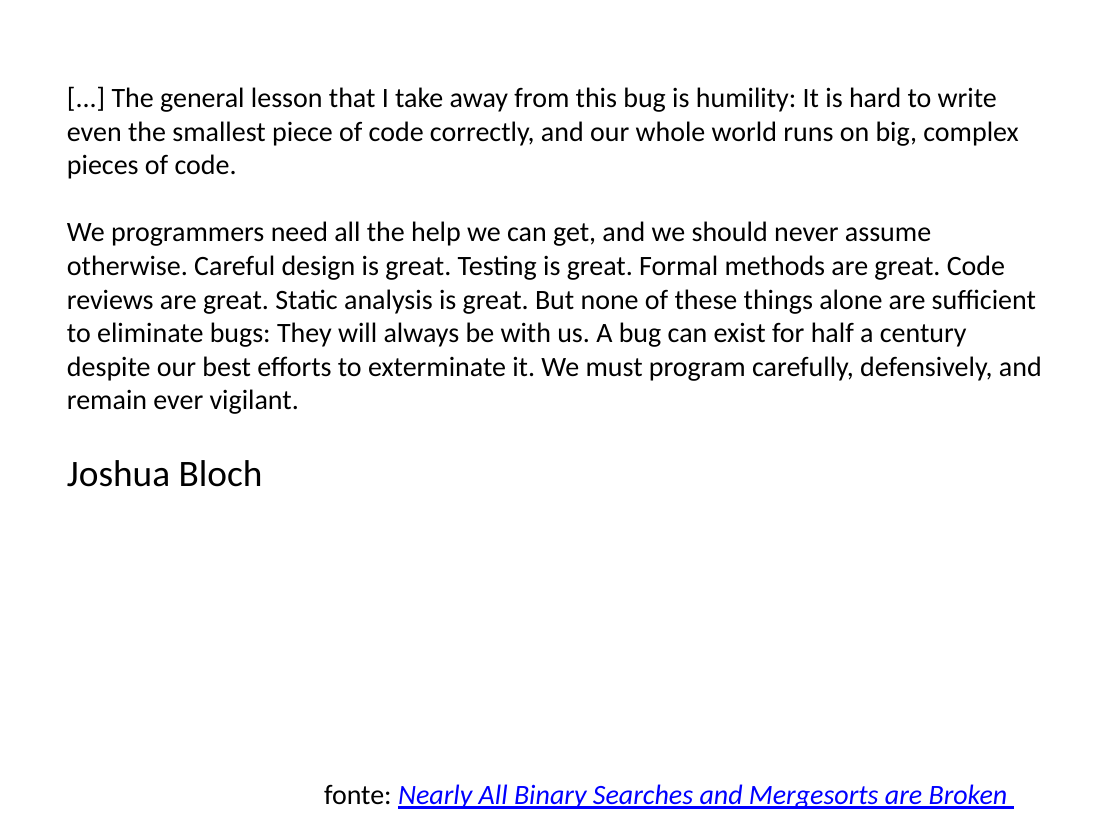
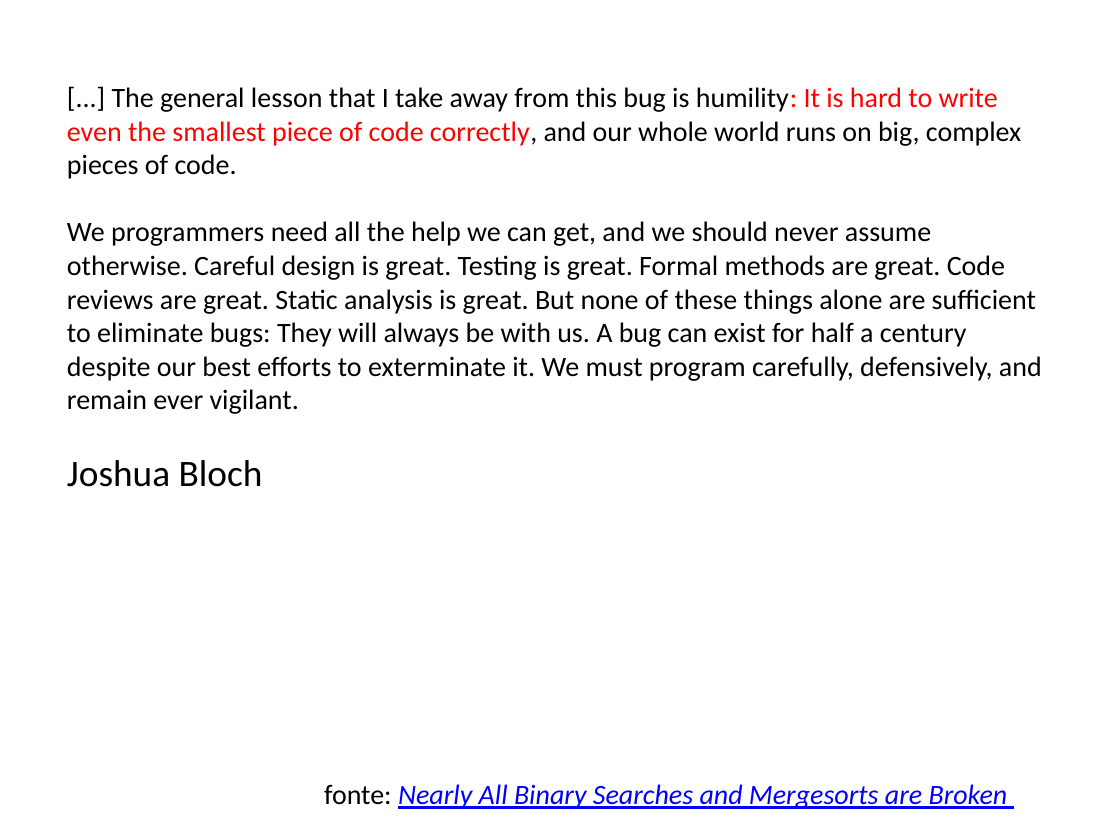
Before and after one commit to STAR-RG/testing-cin, a slide deck: slide 3 of slides.pptx (slide 4 before the commit). Drawn at 1120x840 pixels with LibreOffice and Linux fonts; fonts in the diff are those of the drawing. Boxes give left, top, right and bottom in pixels: in the first picture for what was removed or moved away, otherwise in the second. Text is boxed around its words. In the diff, an @@ line names an element or a change of style, - is before the commit and + after.

```diff
--- a/slides.pptx
+++ b/slides.pptx
@@ text at (67,87,1021,179): text colour #000000 to #FF0000 in "humility: It is hard to write even ..." @@
```
Also in this commit, not shown: 8 other slides changed, 2 slides removed.
